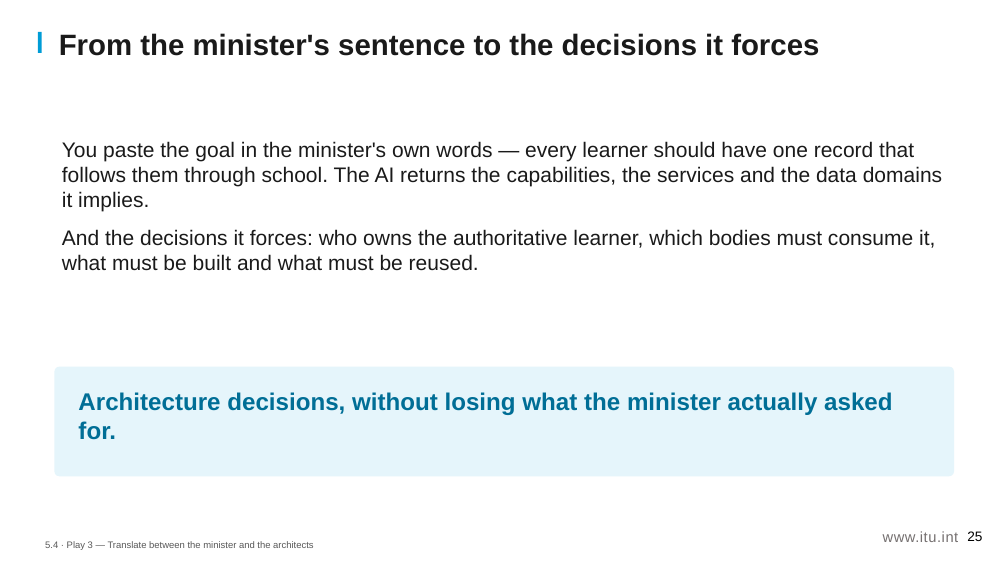
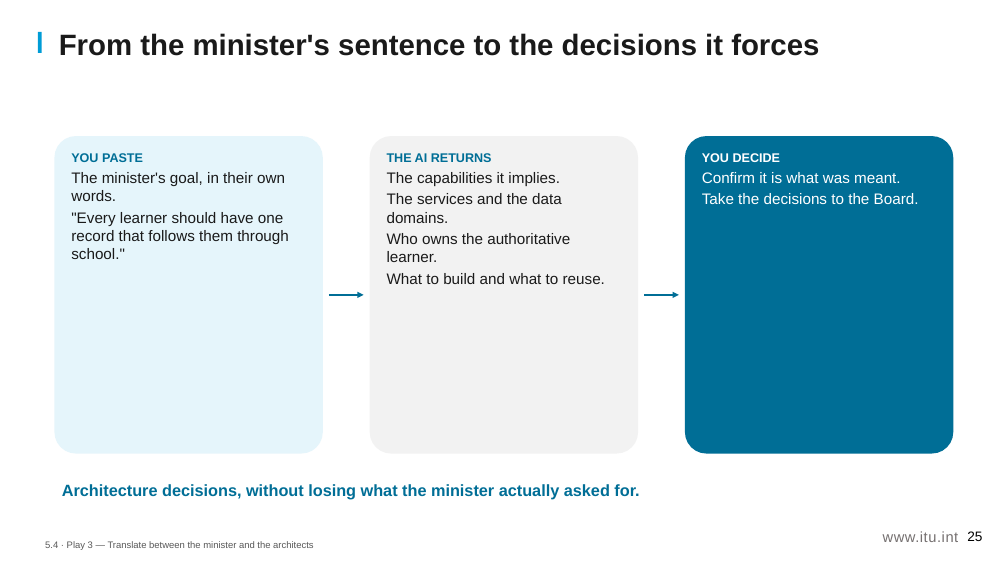
Before and after one commit to aarelaponin/geatdm-framework, a slide deck: slide 25 of 10-Knowledge-Products/KP1-GEA/videos/module_5/en/decks/KP1_M5_Deck_v0.1.pptx. Drawn at 1008x567 pixels with LibreOffice and Linux fonts; fonts in the diff are those of the drawing. Boxes give left, top, right and bottom in pixels: in the first picture for what was removed or moved away, otherwise in the second. Text is boxed around its words. In the diff, an @@ line names an element or a change of style, - is before the commit and + after.

```diff
--- a/10-Knowledge-Products/KP1-GEA/videos/module_5/en/decks/KP1_M5_Deck_v0.1.pptx
+++ b/10-Knowledge-Products/KP1-GEA/videos/module_5/en/decks/KP1_M5_Deck_v0.1.pptx
@@ rounded rectangle added at box(54, 136, 323, 454), fill #E5F5FB, 14.5 pt, text #1A1A1A @@
+YOU PASTE
+The minister's goal, in their own words.
+"Every learner should have one record that follows them through school."
@@ text removed at box(62, 141, 942, 271) @@
-You paste the goal in the minister's own words — every learner should have one record that follows them through school. The AI returns the capabilities, the services and the data domains it implies.
-And the decisions it forces: who owns the authoritative learner, which bodies must consume it, what must be built and what must be reused.
@@ rounded rectangle added at box(370, 136, 638, 454), fill #F2F2F2, 14.5 pt, text #1A1A1A @@
+THE AI RETURNS
+The capabilities it implies.
+The services and the data domains.
+Who owns the authoritative learner.
+What to build and what to reuse.
@@ rounded rectangle added at box(685, 136, 954, 454), fill #006E96, 14.5 pt, text #FFFFFF @@
+YOU DECIDE
+Confirm it is what was meant.
+Take the decisions to the Board.
@@ arrow added from (329, 295) to (364, 295), #006E96 2 pt @@
@@ arrow added from (644, 295) to (679, 295), #006E96 2 pt @@
@@ rounded rectangle removed at box(54, 367, 954, 476) @@
@@ text "Architecture decisions, without losing what ...": place and size @@
-text "Architecture decisions, without losing what ..." at box(78, 392, 892, 440)
+text "Architecture decisions, without losing what ..." at box(62, 484, 639, 500)
@@ text "Architecture decisions, without losing what ..." at box(62, 484, 639, 500): size 23 to 15.5 pt; less space between paragraphs @@
```
Also in this commit, not shown: 19 other slides changed, 45 other files.
